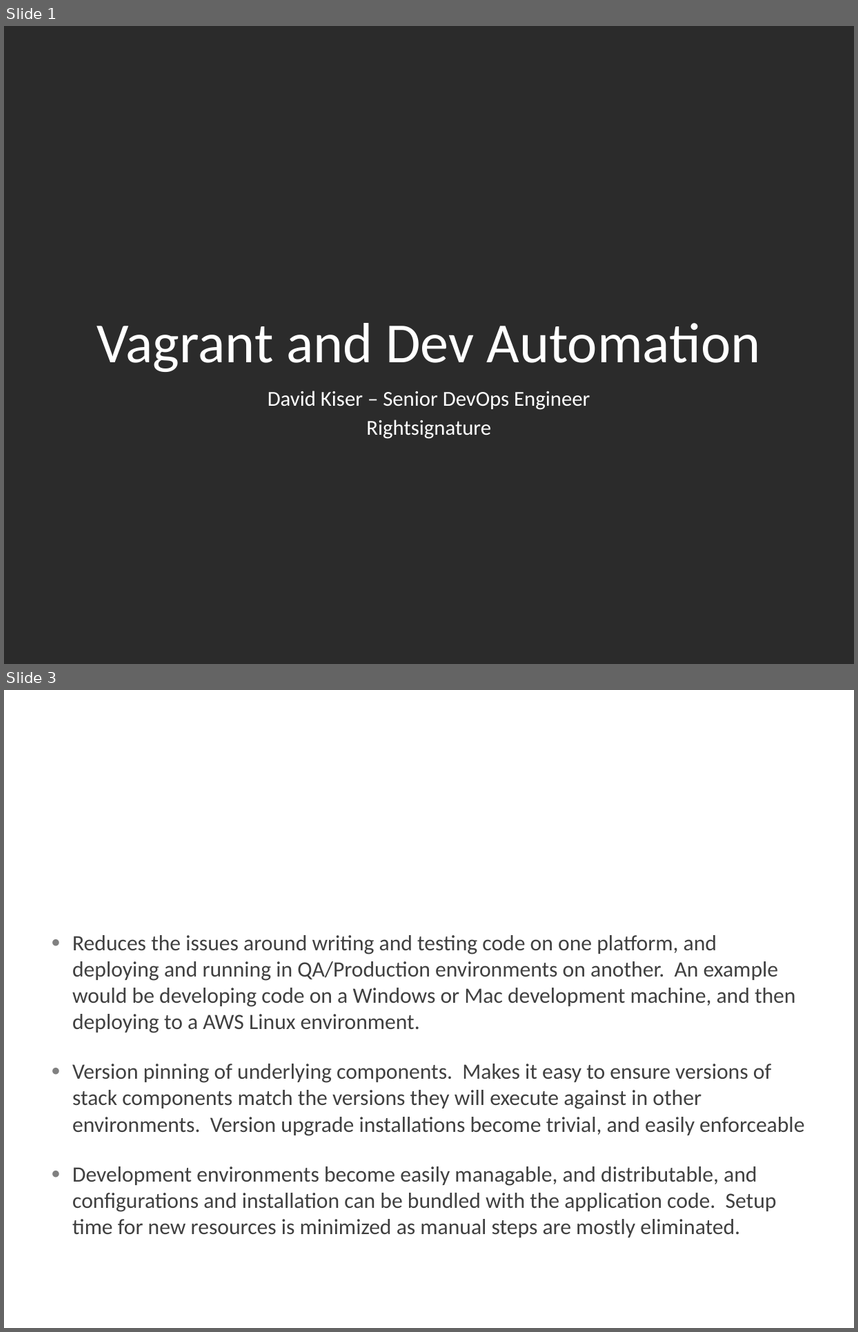
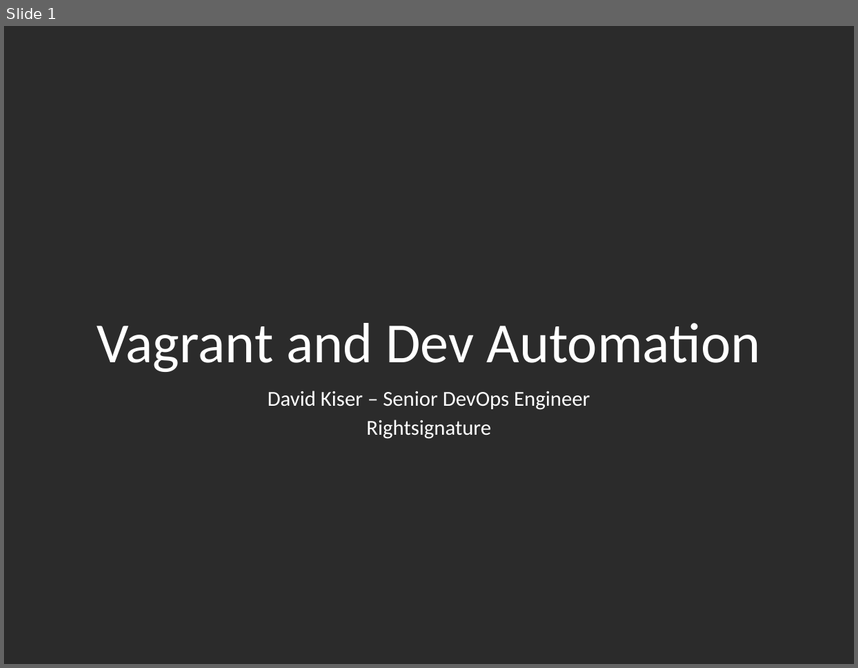
Before and after one commit to davidkiser/dev-automation, a slide deck: vagrant-dev.pptx. Shown one above the other, each under a label of ours: slides 1 and 3 before the commit, slide 1 after it; the slides between them are not shown. The pictures are 858x1332 and 858x668 pixels, drawn with LibreOffice and Linux fonts; fonts in the diff are those of the drawing; background and template pictures are left out; a plain dark background stands for a picture behind light text. Boxes give left, top, right and bottom in pixels: in the first picture for what was removed or moved away, otherwise in the second. Text is boxed around its words. In the diff, an @@ line names an element or a change of style, - is before the commit and + after.

```diff
--- a/vagrant-dev.pptx
+++ b/vagrant-dev.pptx
@@ slide 3 removed at bbox=[4, 690, 854, 1328], background picture (left out) @@
@@ title removed at bbox=[42, 779, 815, 885] @@
-Pros of Vagrant
@@ text removed at bbox=[72, 935, 804, 1237] @@
-● Reduces the issues around writing and testing code on one platform, and deploying and running in QA/Production environments on another. An example would be developing code on a Windows or Mac development machine, and then deploying to a AWS Linux environment.
-● Version pinning of underlying components. Makes it easy to ensure versions of stack components match the versions they will execute against in other environments. Version upgrade installations become trivial, and easily enforceable
-● Development environments become easily managable, and distributable, and configurations and installation can be bundled with the application code. Setup time for new resources is minimized as manual steps are mostly eliminated.
```
Also in this commit, not shown: 4 slides changed, 1 slide added.
